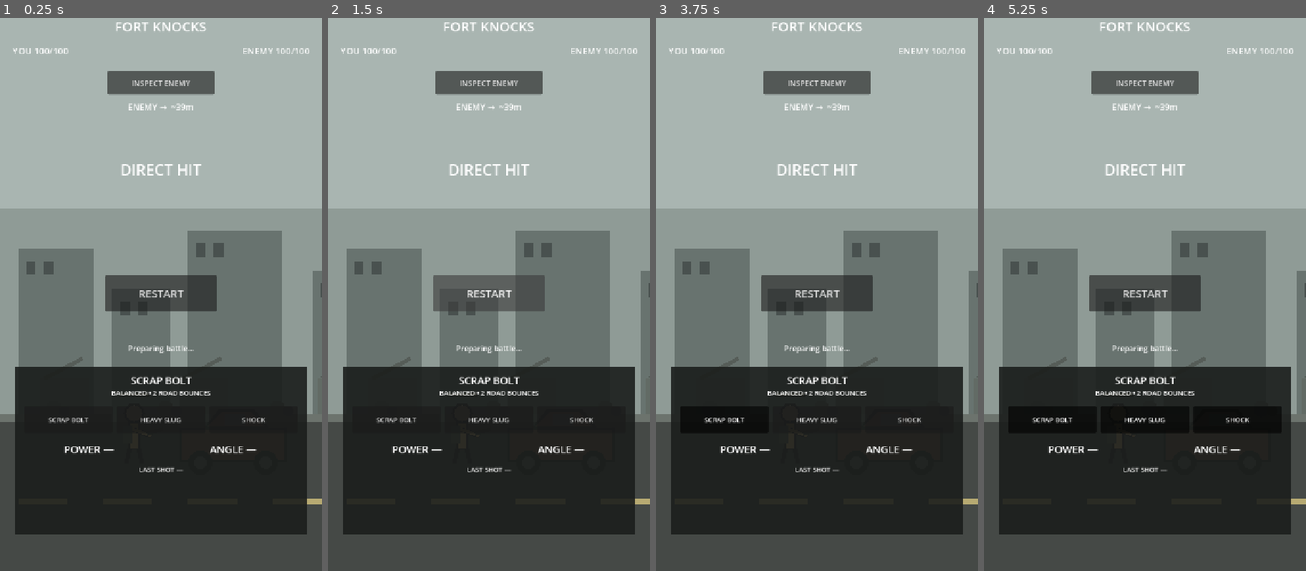
Above: before the commit, frames 1-4 (left to right).
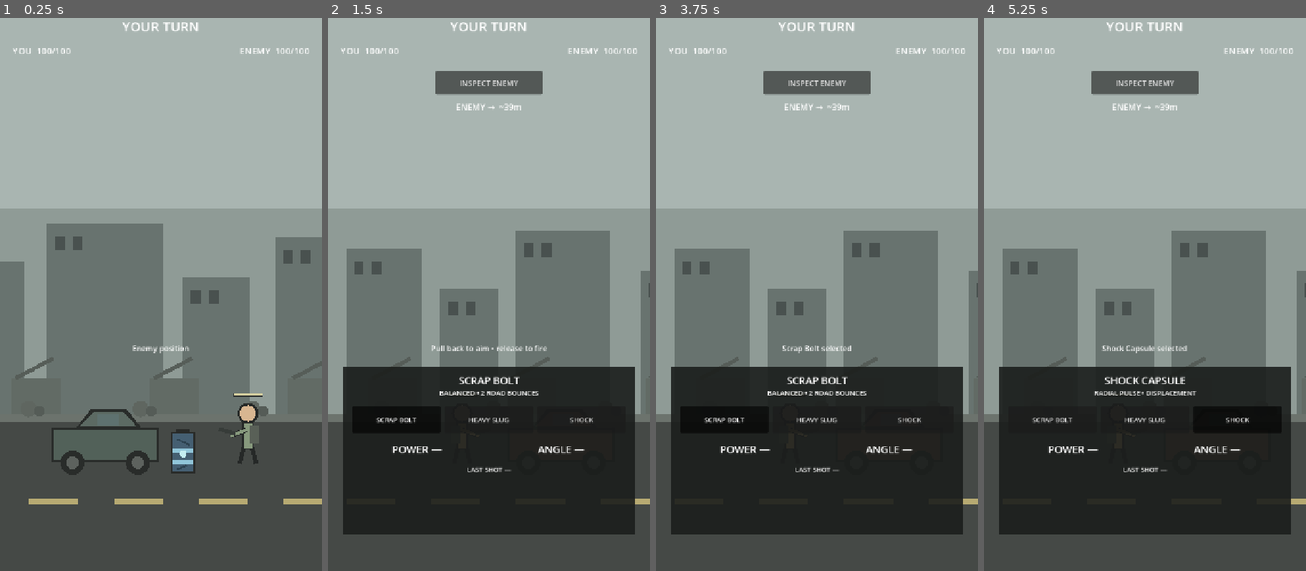
Above: after the commit, the same moments.

Repository: phantompixel-developer/FortKnocks
Game: Godot game, scene res://game/battle/battle.tscn
The game is run twice, just before and just after one commit, with the same random seed, the same clock (stepped at 60 frames per second) and the same inputs.
Inputs (mouse positions are in pixels of both pictures, inside the frame that each line leads up to):
- Up to frame 1 (0.25 s): no input
- Up to frame 2 (1.5 s): click (489, 84) at 0.5 s, where only the run before the commit has a clickable "INSPECT ENEMY"; click (489, 294) at 1.25 s, where only the run before the commit has a clickable "RESTART"
- Up to frame 3 (3.75 s): click (817, 294) at 2 s, where only the run before the commit has a clickable "RESTART"; click (817, 294) at 2.75 s, where only the run before the commit has a clickable "RESTART"; click "SCRAP BOLT" at 3.5 s
- Up to frame 4 (5.25 s): click "HEAVY SLUG" at 4.25 s; click "SHOCK" at 5 s

The runs differ from the first frame. In frame 1, 44% of the frame differs, in the area x 0-100%, y 0-94%; in frame 2, 3.0%; in frame 3, 3.0%; in frame 4, 3.5%.
Error before the commit: Invalid access to property or key 'pressed' on a base object of type 'null instance'. (res://game/battle/battle_controller.gd:73)

Commit message:
feat: add compact combat deck and previous-shot memory

Diff:
--- a/game/battle/battle_controller.gd
+++ b/game/battle/battle_controller.gd
@@ -30,20 +30,25 @@
 @onready var power_cell: UnstablePowerCell = $World/UnstablePowerCell
 @onready var projectile_layer: Node2D = $ProjectileLayer
 @onready var effects_layer: Node2D = $EffectsLayer
+@onready var last_impact_marker: LastImpactMarker = $EffectsLayer/LastImpactMarker
 @onready var aim_guide: AimGuide = $AimGuide
+
 @onready var turn_label: Label = $HUD/Root/TurnLabel
 @onready var health_label: Label = $HUD/Root/HealthLabel
 @onready var enemy_health_label: Label = $HUD/Root/EnemyHealthLabel
-@onready var power_label: Label = $HUD/Root/PowerLabel
-@onready var angle_label: Label = $HUD/Root/AngleLabel
 @onready var feedback_label: Label = $HUD/Root/FeedbackLabel
 @onready var enemy_locator_label: Label = $HUD/Root/EnemyLocatorLabel
-@onready var weapon_description_label: Label = $HUD/Root/WeaponDescriptionLabel
 @onready var hint_label: Label = $HUD/Root/HintLabel
 @onready var inspect_button: Button = $HUD/Root/InspectButton
-@onready var scrap_bolt_button: Button = $HUD/Root/WeaponBar/ScrapBolt
-@onready var heavy_slug_button: Button = $HUD/Root/WeaponBar/HeavySlug
-@onready var shock_capsule_button: Button = $HUD/Root/WeaponBar/ShockCapsule
+@onready var control_deck: ColorRect = $HUD/Root/ControlDeck
+@onready var weapon_name_label: Label = $HUD/Root/ControlDeck/WeaponNameLabel
+@onready var weapon_role_label: Label = $HUD/Root/ControlDeck/WeaponRoleLabel
+@onready var power_label: Label = $HUD/Root/ControlDeck/PowerLabel
+@onready var angle_label: Label = $HUD/Root/ControlDeck/AngleLabel
+@onready var last_shot_label: Label = $HUD/Root/ControlDeck/LastShotLabel
+@onready var scrap_bolt_button: Button = $HUD/Root/ControlDeck/WeaponBar/ScrapBolt
+@onready var heavy_slug_button: Button = $HUD/Root/ControlDeck/WeaponBar/HeavySlug
+@onready var shock_capsule_button: Button = $HUD/Root/ControlDeck/WeaponBar/ShockCapsule
 @onready var restart_button: Button = $HUD/Root/RestartButton
 
 var phase := Phase.INTRO
@@ -57,6 +62,13 @@
 var _selected_weapon: WeaponDefinition
 var _feedback_tween: Tween
 
+var _pending_player_power := 0.0
+var _pending_player_angle := 0.0
+var _has_last_player_shot := false
+var _last_player_power := 0.0
+var _last_player_angle := 0.0
+var _last_player_result := ""
+
 var _enemy_speed_correction := {
 	"scrap_bolt": 1.0,
 	"heavy_slug": 1.0,
@@ -77,12 +89,17 @@
 
 	inspect_button.visible = false
 	enemy_locator_label.visible = false
-	weapon_description_label.visible = false
+	control_deck.visible = false
 	restart_button.visible = false
 	feedback_label.visible = false
+	last_impact_marker.clear_marker()
+
+	_update_weapon_panel()
 	_update_weapon_buttons()
 	_set_weapon_buttons_enabled(false)
+	_update_last_shot_display()
 	_update_hud()
+
 	await get_tree().process_frame
 	_start_player_turn(true)
 
@@ -108,13 +125,14 @@
 func _begin_drag(screen_position: Vector2) -> void:
 	if screen_position.y < 250.0:
 		return
+
 	_dragging = true
 	_drag_start = screen_position
 	_aim_power = 0.0
 	_aim_angle_degrees = 0.0
 	power_label.text = "POWER 0%"
 	angle_label.text = "ANGLE —"
-	hint_label.text = "%s • pull down and left" % _selected_weapon.display_name
+	hint_label.text = "%s • pull back to aim" % _selected_weapon.display_name
 
 func _update_drag(screen_position: Vector2) -> void:
 	if not _dragging:
@@ -155,7 +173,7 @@
 		aim_guide.clear()
 		power_label.text = "POWER —"
 		angle_label.text = "ANGLE —"
-		hint_label.text = "Pull down and left to aim"
+		hint_label.text = "Pull back to aim • release to fire"
 		return
 
 	_fire_projectile(player, _aim_velocity, _selected_weapon)
@@ -170,9 +188,27 @@
 	aim_guide.clear()
 	power_label.text = "POWER —"
 	angle_label.text = "ANGLE —"
-	weapon_description_label.text = definition.description
 	hint_label.text = "%s selected" % definition.display_name
+	_update_weapon_panel()
 	_update_weapon_buttons()
+
+func _update_weapon_panel() -> void:
+	if _selected_weapon == null:
+		return
+
+	weapon_name_label.text = _selected_weapon.display_name.to_upper()
+	weapon_role_label.text = _weapon_role_text(_selected_weapon)
+
+func _weapon_role_text(definition: WeaponDefinition) -> String:
+	match definition.id:
+		"scrap_bolt":
+			return "BALANCED • 2 ROAD BOUNCES"
+		"heavy_slug":
+			return "COVER BREAKER • HIGH FORCE"
+		"shock_capsule":
+			return "RADIAL PULSE • DISPLACEMENT"
+		_:
+			return definition.description.to_upper()
 
 func _update_weapon_buttons() -> void:
 	if _selected_weapon == null:
@@ -195,9 +231,10 @@
 	inspect_button.visible = false
 	inspect_button.disabled = false
 	enemy_locator_label.visible = false
-	weapon_description_label.visible = false
+	control_deck.visible = false
 	_set_weapon_buttons_enabled(false)
 	aim_guide.clear()
+	last_impact_marker.visible = false
 	power_label.text = "POWER —"
 	angle_label.text = "ANGLE —"
 	turn_label.text = "YOUR TURN"
@@ -218,10 +255,14 @@
 	phase = Phase.PLAYER_AIM
 	inspect_button.visible = true
 	enemy_locator_label.visible = true
-	weapon_description_label.visible = true
-	weapon_description_label.text = _selected_weapon.description
+	control_deck.visible = true
+	if last_impact_marker.has_valid_marker:
+		last_impact_marker.visible = true
+
 	_set_weapon_buttons_enabled(true)
+	_update_weapon_panel()
 	_update_weapon_buttons()
+	_update_last_shot_display()
 	_update_enemy_locator()
 	hint_label.text = "Pull back to aim • release to fire"
 
@@ -232,6 +273,7 @@
 	_is_inspecting = true
 	inspect_button.disabled = true
 	enemy_locator_label.visible = false
+	control_deck.visible = false
 	_set_weapon_buttons_enabled(false)
 	var previous_hint := hint_label.text
 
@@ -252,6 +294,7 @@
 	hint_label.text = previous_hint
 	inspect_button.disabled = false
 	enemy_locator_label.visible = true
+	control_deck.visible = true
 	_update_enemy_locator()
 	_set_weapon_buttons_enabled(true)
 	_is_inspecting = false
@@ -264,14 +307,14 @@
 	_is_inspecting = false
 	inspect_button.visible = false
 	enemy_locator_label.visible = false
-	weapon_description_label.visible = false
+	control_deck.visible = false
+	last_impact_marker.visible = false
 	_set_weapon_buttons_enabled(false)
 	aim_guide.clear()
 	turn_label.text = "ENEMY TURN"
-	power_label.text = "POWER —"
-	angle_label.text = "ANGLE —"
 	hint_label.text = "Enemy is choosing a shot"
 	camera_director.focus_x(enemy.global_position.x, 0.42)
+
 	await get_tree().create_timer(0.72).timeout
 	if phase == Phase.GAME_OVER:
 		return
@@ -302,11 +345,16 @@
 	if phase == Phase.GAME_OVER:
 		return
 
+	if shooter == player:
+		_pending_player_power = _aim_power
+		_pending_player_angle = _aim_angle_degrees
+
 	phase = Phase.PROJECTILE_FLIGHT
 	_is_inspecting = false
 	inspect_button.visible = false
 	enemy_locator_label.visible = false
-	weapon_description_label.visible = false
+	control_deck.visible = false
+	last_impact_marker.visible = false
 	_set_weapon_buttons_enabled(false)
 	_active_shooter = shooter
 	aim_guide.clear()
@@ -342,6 +390,9 @@
 ) -> void:
 	phase = Phase.IMPACT_RESOLUTION
 	camera_director.stop_follow_at(impact_position, 0.10)
+
+	if _active_shooter == player:
+		_record_player_shot(impact_position, hit_body)
 
 	var direction := signf(impact_velocity.x)
 	var impact_strength := clampf(impact_velocity.length() / 1050.0, 0.45, 1.15)
@@ -401,6 +452,43 @@
 	else:
 		_start_player_turn(false)
 
+func _record_player_shot(impact_position: Vector2, hit_body: Node) -> void:
+	_has_last_player_shot = true
+	_last_player_power = _pending_player_power
+	_last_player_angle = _pending_player_angle
+	_last_player_result = _shot_result_name(hit_body)
+
+	if hit_body == null:
+		last_impact_marker.clear_marker()
+	else:
+		last_impact_marker.place_marker(impact_position)
+
+func _shot_result_name(hit_body: Node) -> String:
+	if hit_body == null:
+		return "WIDE"
+	if hit_body is Combatant:
+		return "DIRECT"
+	if hit_body is DestructibleCover:
+		return "COVER"
+	if hit_body is UnstablePowerCell:
+		return "CELL"
+	if hit_body is CentralRoadblock:
+		return "ROADBLOCK"
+	if hit_body.is_in_group("ground_surface"):
+		return "GROUND"
+	return "IMPACT"
+
+func _update_last_shot_display() -> void:
+	if not _has_last_player_shot:
+		last_shot_label.text = "LAST SHOT —"
+		return
+
+	last_shot_label.text = "LAST  %d%% • %d° • %s" % [
+		int(round(_last_player_power * 100.0)),
+		int(round(_last_player_angle)),
+		_last_player_result,
+	]
+
 func _apply_weapon_pulse(impact_position: Vector2, weapon: WeaponDefinition, direct_hit_body: Node) -> void:
 	var candidates: Array[Node2D] = []
 	candidates.append(player)
@@ -542,12 +630,11 @@
 	_is_inspecting = false
 	inspect_button.visible = false
 	enemy_locator_label.visible = false
-	weapon_description_label.visible = false
+	control_deck.visible = false
+	last_impact_marker.visible = false
 	_set_weapon_buttons_enabled(false)
 	aim_guide.clear()
 	restart_button.visible = true
-	power_label.text = ""
-	angle_label.text = ""
 
 	if player.is_alive():
 		turn_label.text = "YOU WIN"
